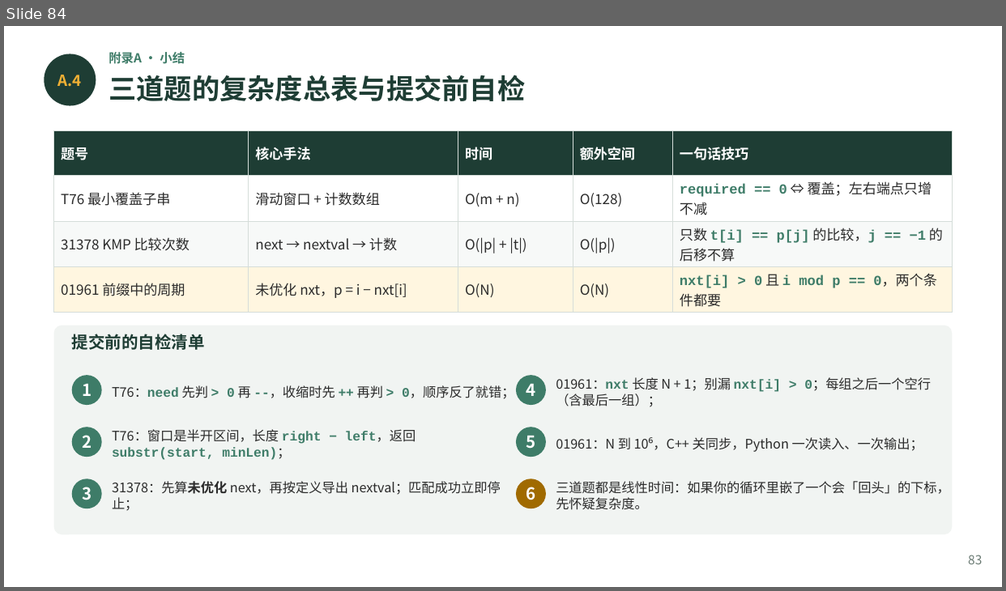
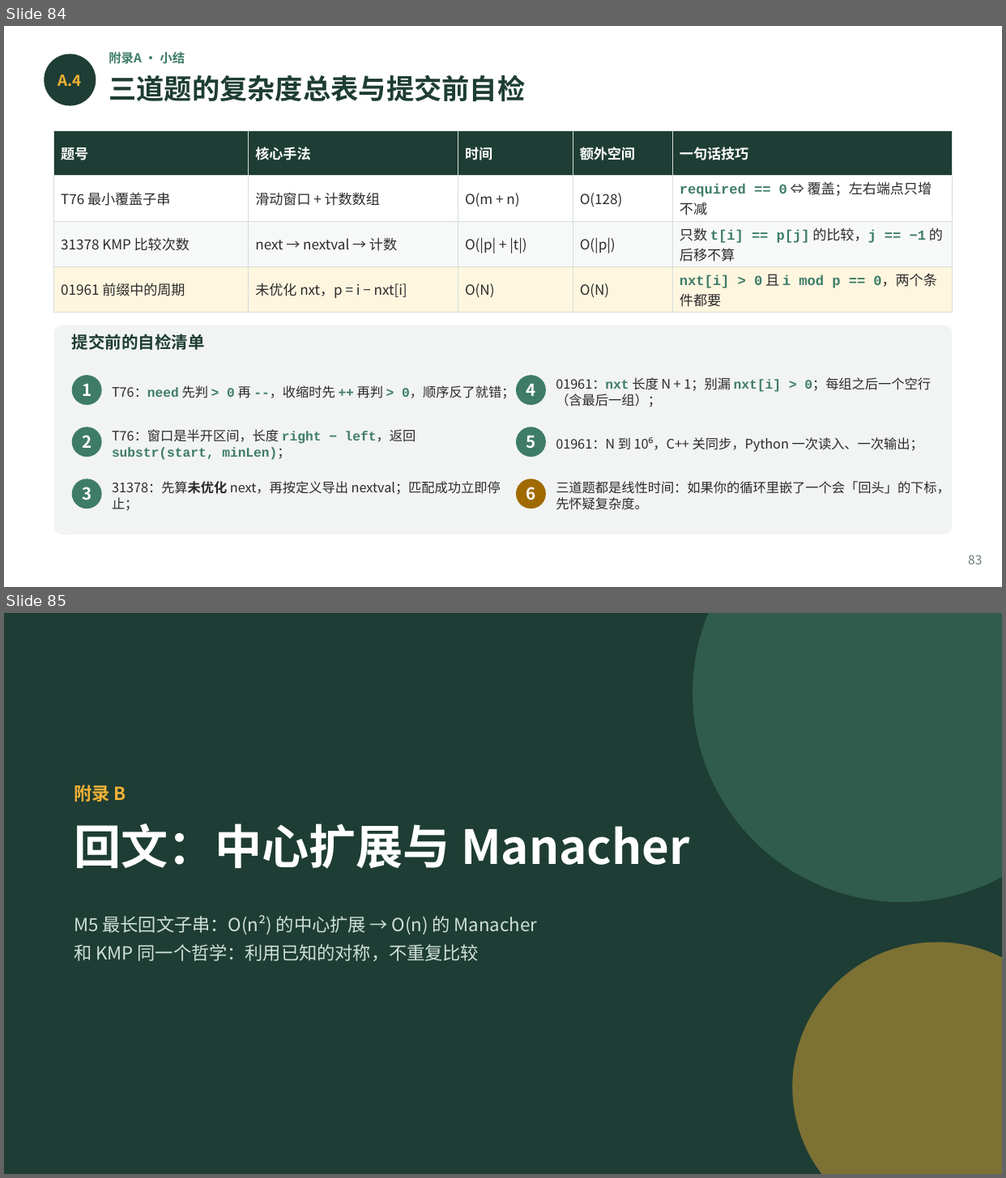
Before and after one commit to GMyhf/2026fall-cs201, a slide deck: courseware/202609_DSA_04_String.pptx. Shown one above the other, each under a label of ours: slide 84 before the commit, slides 84 and 85 after it. The pictures are 1006x591 and 1006x1178 pixels, drawn with LibreOffice and Linux fonts; fonts in the diff are those of the drawing. Boxes give left, top, right and bottom in pixels: in the first picture for what was removed or moved away, otherwise in the second. Text is boxed around its words. In the diff, an @@ line names an element or a change of style, - is before the commit and + after.

```diff
--- a/courseware/202609_DSA_04_String.pptx
+++ b/courseware/202609_DSA_04_String.pptx
@@ slide 85 added at bbox=[4, 613, 1002, 1174], background #1E3D34 @@
@@ ellipse added at bbox=[692, 613, 1002, 902], fill #2F5C4C @@
@@ text added at bbox=[74, 785, 126, 802], 13 pt, text #F2B134, bold @@
+附录 B
@@ text added at bbox=[74, 824, 689, 869], 34 pt, text #FFFFFF, bold @@
+回文：中心扩展与 Manacher
@@ text added at bbox=[74, 915, 537, 961], 13 pt, text #CFE0D8 @@
+M5 最长回文子串：O(n²) 的中心扩展 → O(n) 的 Manacher
+和 KMP 同一个哲学：利用已知的对称，不重复比较
@@ ellipse added at bbox=[792, 943, 1002, 1174], fill #F2B134 at 45% opacity @@
```
Also in this commit, not shown: 2 slides changed, 3 other slides added, 2 other files.
